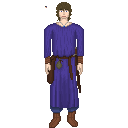
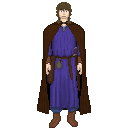
Comparing the layer stacks of the two 128px x 128px images. Changes:
painted on "hair" over left=56, top=18, right=72, bottom=24
added layer "cloak" above "jewelry" over left=37, top=20, right=91, bottom=115
painted on "jewelry" over left=59, top=22, right=69, bottom=28
painted on "Robes" over left=43, top=22, right=85, bottom=93
painted on "Boots" over left=50, top=112, right=77, bottom=127
painted on "Background" over left=45, top=6, right=69, bottom=26
